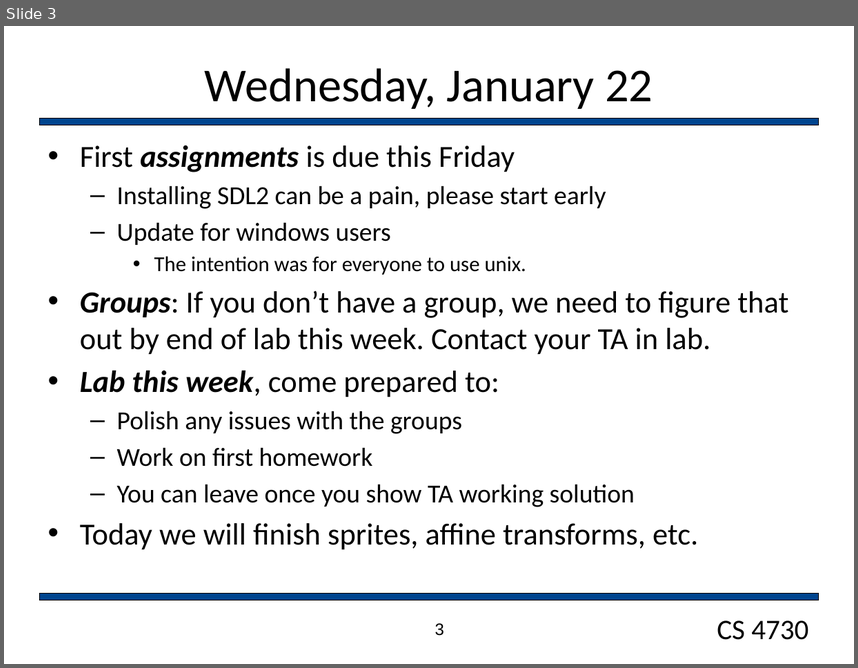
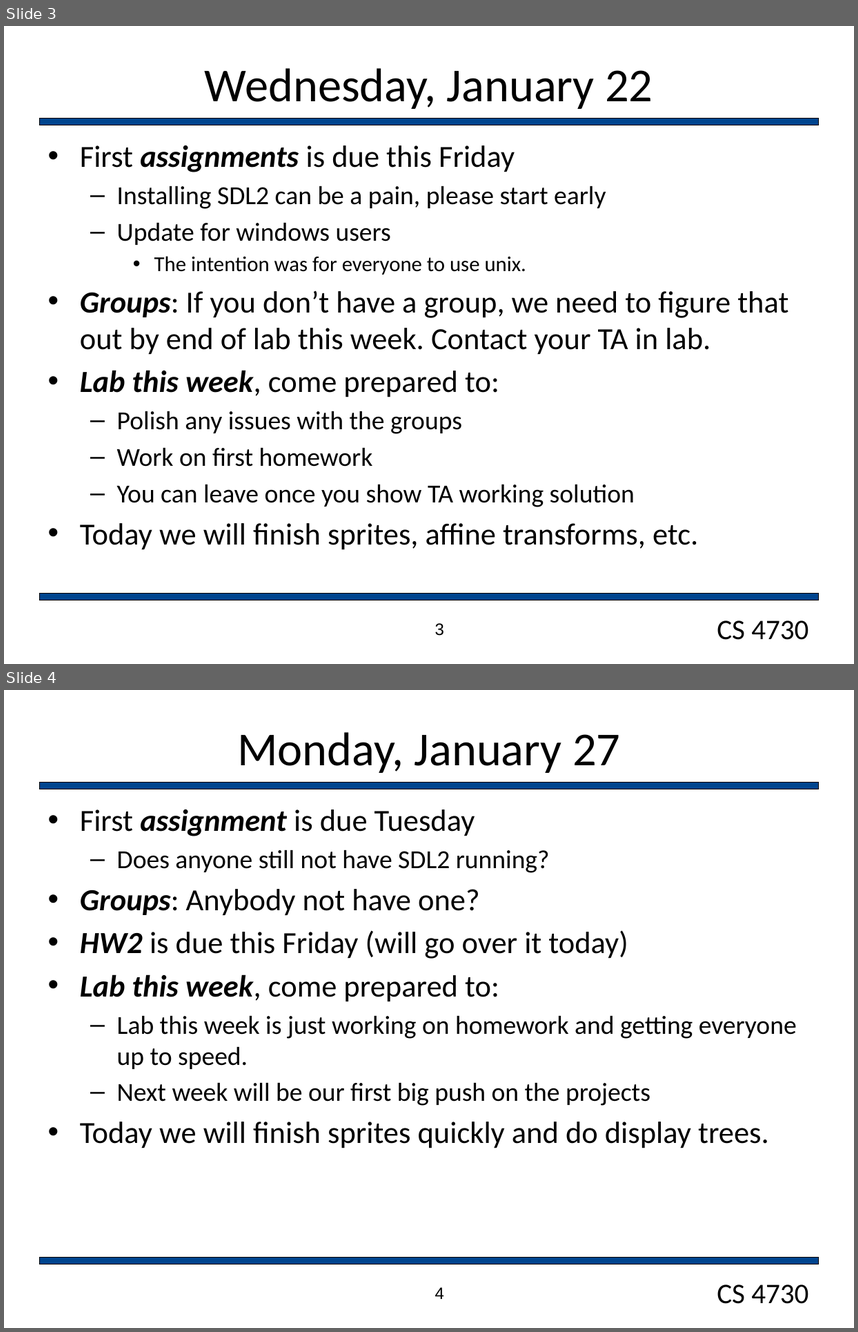
Before and after one commit to markfloryan/gamedesign, a slide deck: slides/dailyAnnouncements.pptx. Shown one above the other, each under a label of ours: slide 3 before the commit, slides 3 and 4 after it. The pictures are 858x668 and 858x1332 pixels, drawn with LibreOffice and Linux fonts; fonts in the diff are those of the drawing; background and template pictures are left out. Boxes give left, top, right and bottom in pixels: in the first picture for what was removed or moved away, otherwise in the second. Text is boxed around its words. In the diff, an @@ line names an element or a change of style, - is before the commit and + after.

```diff
--- a/slides/dailyAnnouncements.pptx
+++ b/slides/dailyAnnouncements.pptx
@@ slide 4 added at box(4, 690, 854, 1328), background #FFFFFF; not listed: 3 template elements that a slide beside it also shows @@
@@ title added at box(237, 732, 620, 773), 40 pt, text #000000 @@
+Monday, January 27
@@ text added at box(80, 809, 797, 1148), 26 pt, text #000000 @@
+• First assignment is due Tuesday
+  – Does anyone still not have SDL2 running?
+• Groups: Anybody not have one?
+• HW2 is due this Friday (will go over it today)
+• Lab this week, come prepared to:
+  – Lab this week is just working on homework and getting everyone up to speed.
+  – Next week will be our first big push on the projects
+• Today we will finish sprites quickly and do display trees.
@@ page number added at box(435, 1287, 444, 1299), 14 pt, text #000000 @@
+4
```
Also in this commit, not shown: 3 other files.
